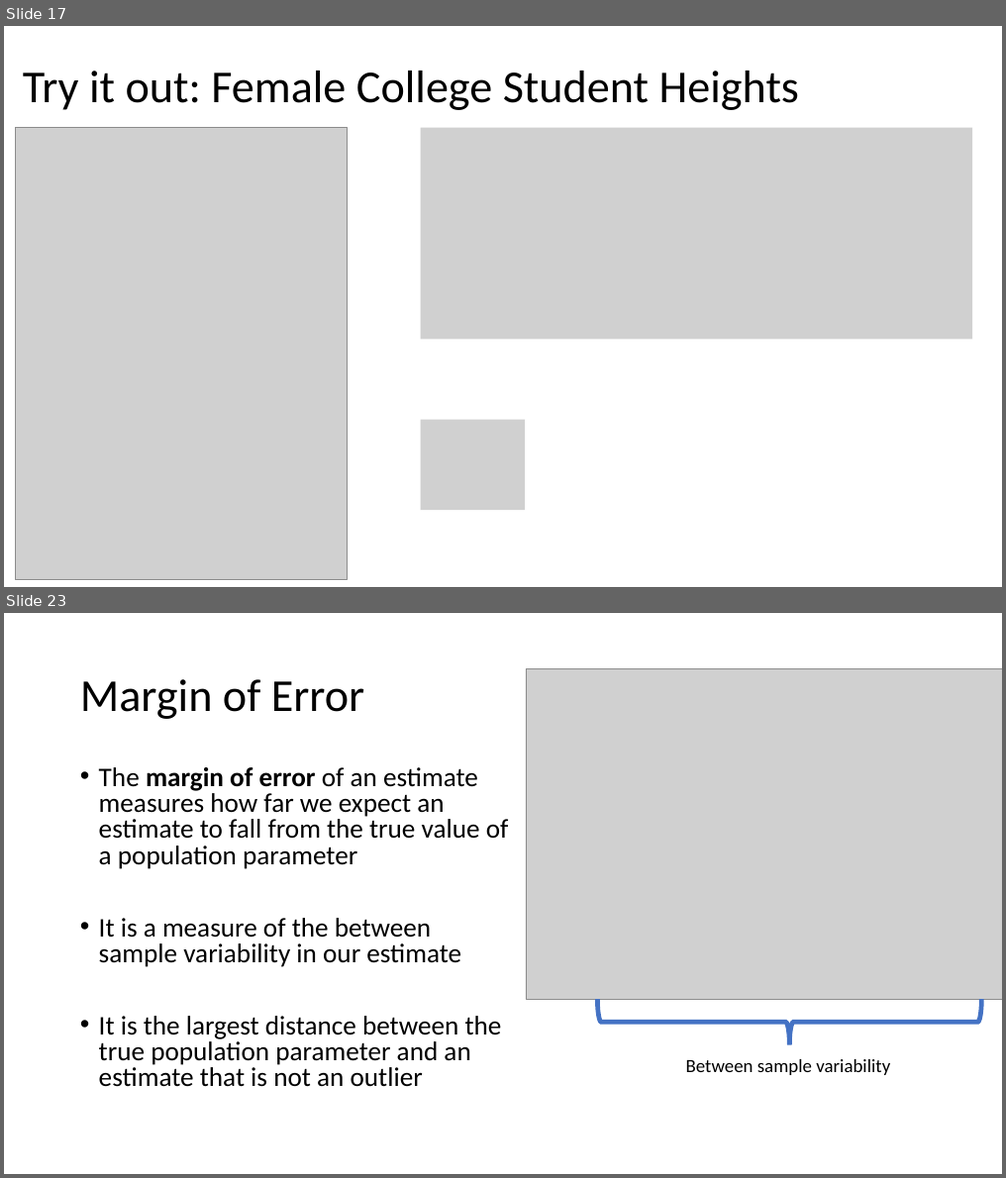
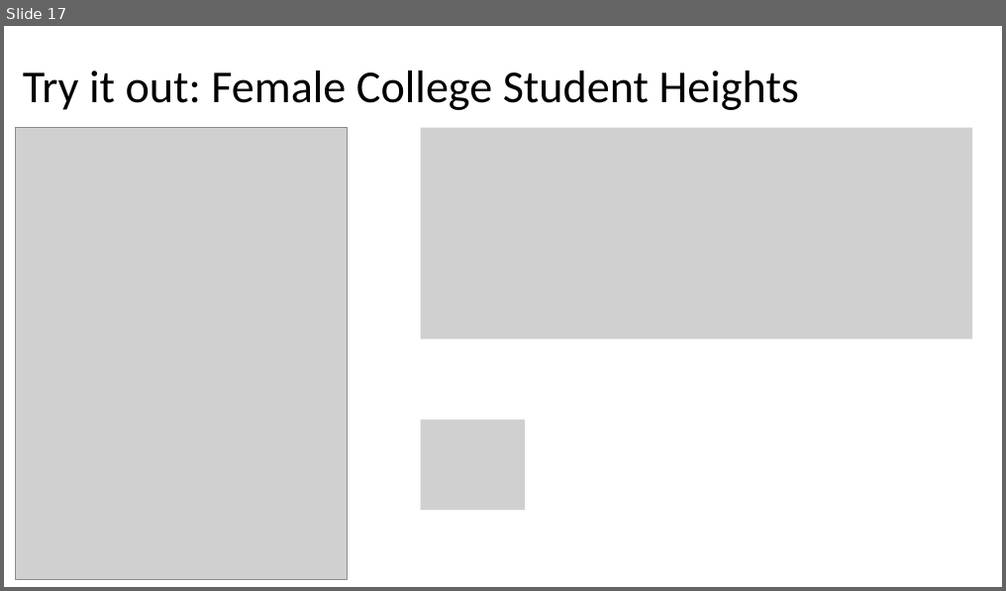
Before and after one commit to Jarred6068/UI_STAT251-03_Spring_2024, a slide deck: docs/lecture_slides/Week 5/Week5_Lecture7_Slides_2_4_2024.pptx. Shown one above the other, each under a label of ours: slides 17 and 23 before the commit, slide 17 after it; the slides between them are not shown. The pictures are 1006x1178 and 1006x591 pixels, drawn with LibreOffice and Linux fonts; fonts in the diff are those of the drawing; grey boxes stand for pictures. Boxes give left, top, right and bottom in pixels: in the first picture for what was removed or moved away, otherwise in the second. Text is boxed around its words. In the diff, an @@ line names an element or a change of style, - is before the commit and + after.

```diff
--- a/docs/lecture_slides/Week 5/Week5_Lecture7_Slides_2_4_2024.pptx
+++ b/docs/lecture_slides/Week 5/Week5_Lecture7_Slides_2_4_2024.pptx
@@ slide 23 removed at box(4, 613, 1002, 1174), background #FFFFFF @@
@@ picture removed at box(526, 669, 1002, 999) @@
@@ title removed at box(80, 679, 364, 719) @@
-Margin of Error
@@ text removed at box(99, 767, 509, 1087) @@
-• The margin of error of an estimate measures how far we expect an estimate to fall from the true value of a population parameter
-• It is a measure of the between sample variability in our estimate
-• It is the largest distance between the true population parameter and an estimate that is not an outlier
@@ left brace removed at box(598, 999, 982, 1046) @@
@@ text removed at box(686, 1059, 890, 1075) @@
-Between sample variability
```
Also in this commit, not shown: 5 other slides removed, 10 other files.
